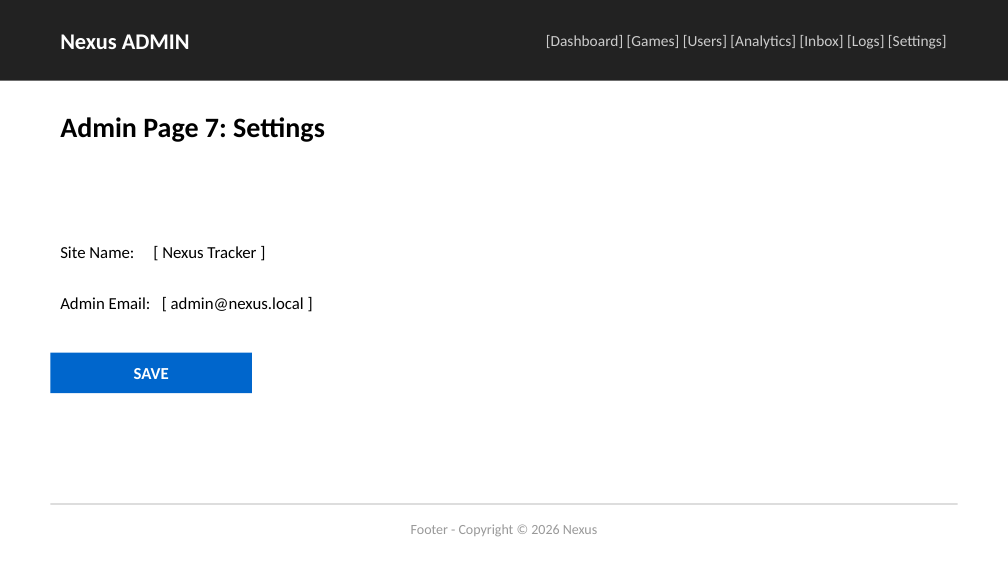
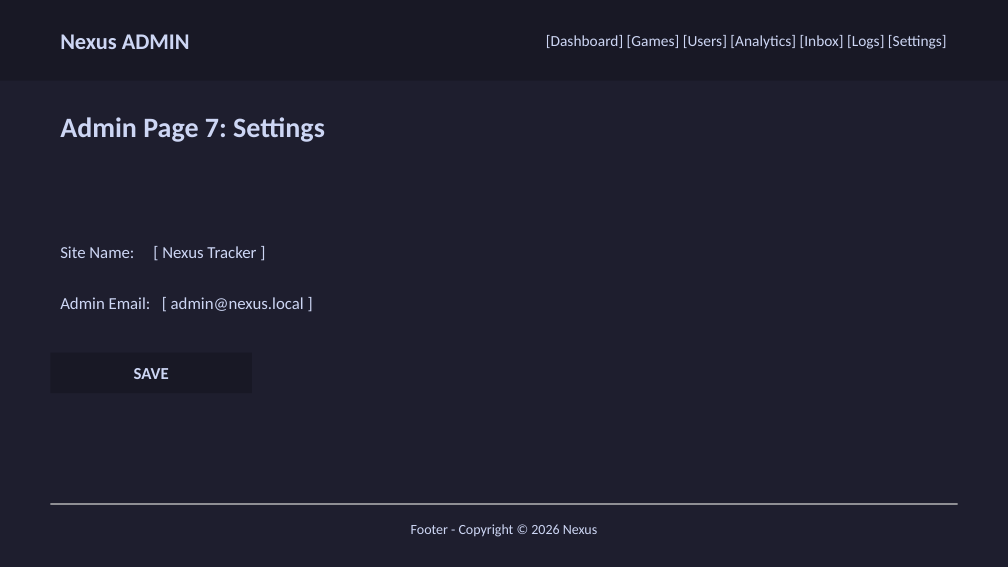
Before and after one commit to jaswanthtk/Nexus-Game-Tracker, a slide deck: slide 14 of .dev_workspace/Project_Wireframes_Proper.pptx. Drawn at 1008x567 pixels with LibreOffice and Linux fonts; fonts in the diff are those of the drawing. Boxes give left, top, right and bottom in pixels: in the first picture for what was removed or moved away, otherwise in the second. Text is boxed around its words. In the diff, an @@ line names an element or a change of style, - is before the commit and + after.

```diff
--- a/.dev_workspace/Project_Wireframes_Proper.pptx
+++ b/.dev_workspace/Project_Wireframes_Proper.pptx
@@ background #FFFFFF to #1E1E2E @@
@@ rectangle at (0, 0, 1008, 81): fill #222222 to #181825 @@
@@ text "Nexus ADMIN" at (60, 34, 190, 49): text colour #FFFFFF to #CDD6F4 @@
@@ text "[Dashboard] [Games] [Users] [Analytics] [Inbox] ..." at (546, 35, 947, 49): text colour #CCCCCC to #CDD6F4 @@
@@ text colour #000000 to #CDD6F4 in 3 elements at (60, 117, 325, 142), (60, 246, 256, 258), (60, 297, 304, 311) @@
@@ text "SAVE" at (134, 368, 169, 379): text colour #FFFFFF to #CDD6F4 @@
@@ rectangle at (50, 353, 252, 393): fill #0066CC to #181825 @@
@@ text "Footer - Copyright © 2026 ..." at (411, 524, 597, 537): text colour #999999 to #CDD6F4 @@
```
Also in this commit, not shown: 13 other slides changed, 22 other files.
